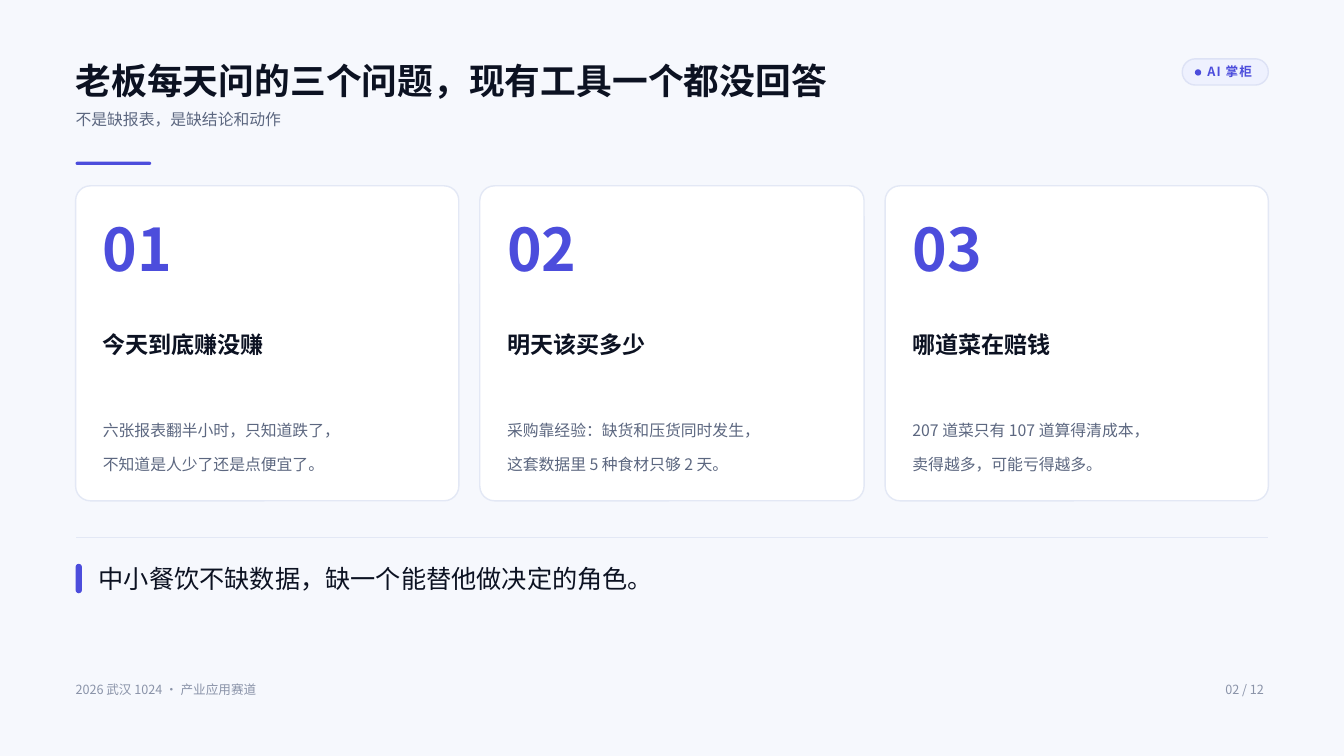
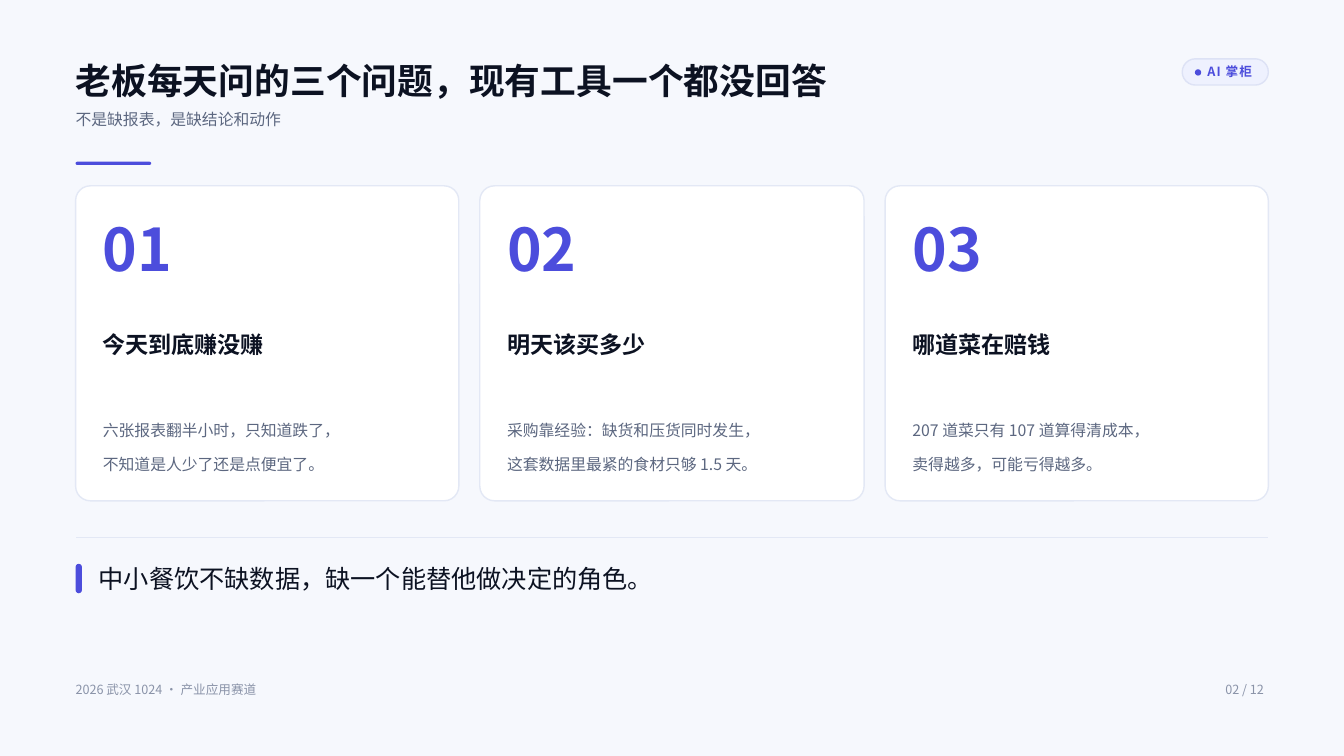
Before and after one commit to wsj20011001/ai-zhanggui, a slide deck: slide 2 of docs/AI掌柜-路演PPT/AI掌柜-路演PPT.pptx. Drawn at 1344x756 pixels with LibreOffice and Linux fonts; fonts in the diff are those of the drawing. Boxes give left, top, right and bottom in pixels: in the first picture for what was removed or moved away, otherwise in the second. Text is boxed around its words. In the diff, an @@ line names an element or a change of style, - is before the commit and + after.

```diff
--- a/docs/AI掌柜-路演PPT/AI掌柜-路演PPT.pptx
+++ b/docs/AI掌柜-路演PPT/AI掌柜-路演PPT.pptx
@@ text at [507,456,758,472]: text changed @@
-这套数据里 5 种食材只够 2 天。
+这套数据里最紧的食材只够 1.5 天。
```
Also in this commit, not shown: 1 other slide changed, 9 other files.
